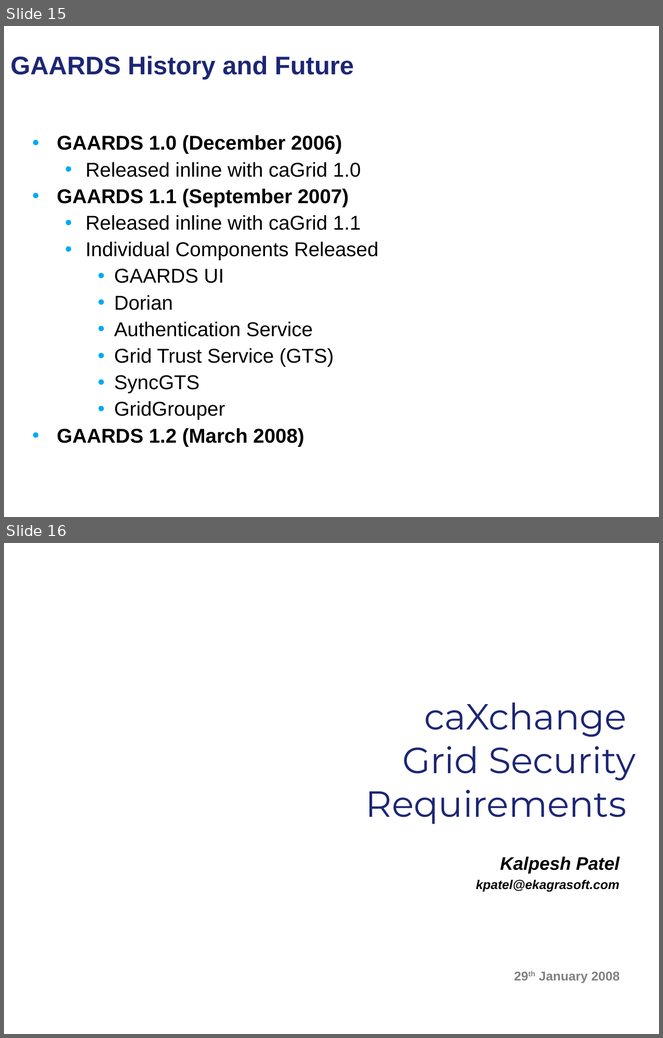
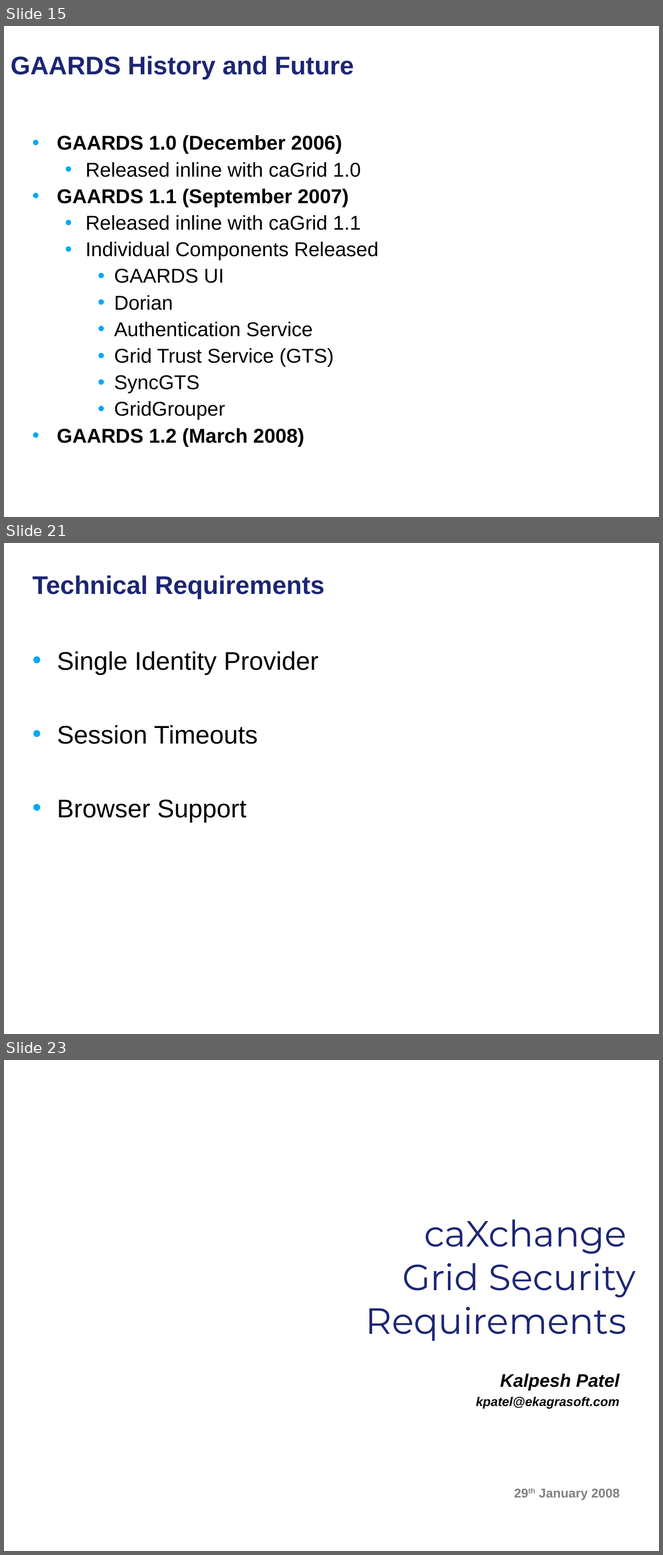
Before and after one commit to NCIP/cagrid-portal, a slide deck: cagrid-1-0/Documentation/presentations/security/gaards-arch-vcde-f2f-january-2008.ppt. Shown one above the other, each under a label of ours: slides 15 and 16 before the commit, slides 15, 21 and 23 after it; the slides between them are not shown. The pictures are 663x1038 and 663x1555 pixels, drawn with LibreOffice and Linux fonts; fonts in the diff are those of the drawing; background and template pictures are left out. Boxes give left, top, right and bottom in pixels: in the first picture for what was removed or moved away, otherwise in the second. Text is boxed around its words. In the diff, an @@ line names an element or a change of style, - is before the commit and + after.

```diff
--- a/cagrid-1-0/Documentation/presentations/security/gaards-arch-vcde-f2f-january-2008.ppt
+++ b/cagrid-1-0/Documentation/presentations/security/gaards-arch-vcde-f2f-january-2008.ppt
@@ slide 21 added at box(4, 543, 659, 1034), background picture (left out) @@
@@ title added at box(33, 575, 324, 599), 28 pt, text #1C2674, bold @@
+Technical Requirements
@@ text added at box(57, 651, 319, 823), 28 pt, text #000000 @@
+• Single Identity Provider
+• Session Timeouts
+• Browser Support
@@ what was slide 16 is now slide 23 @@
```
Also in this commit, not shown: 6 other slides added.
